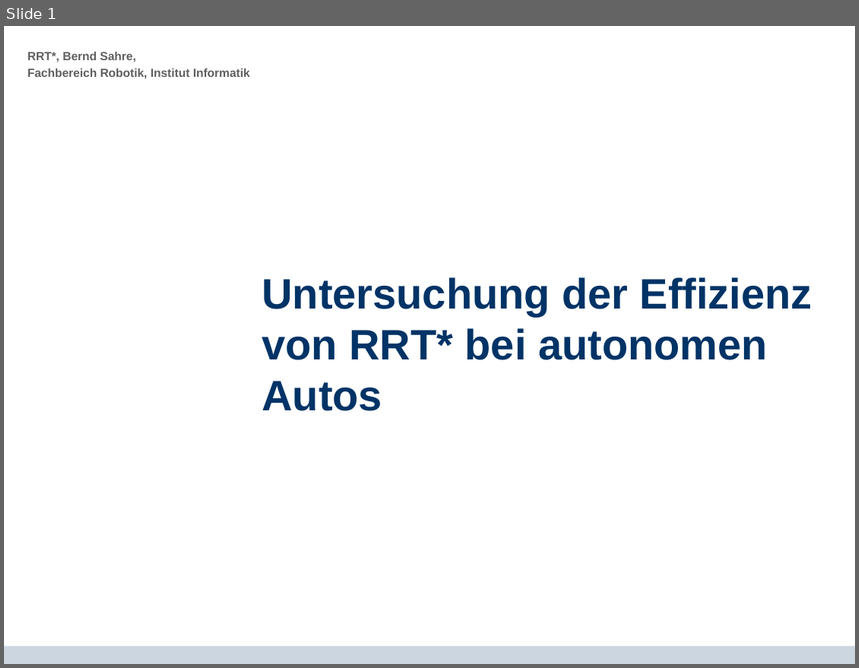
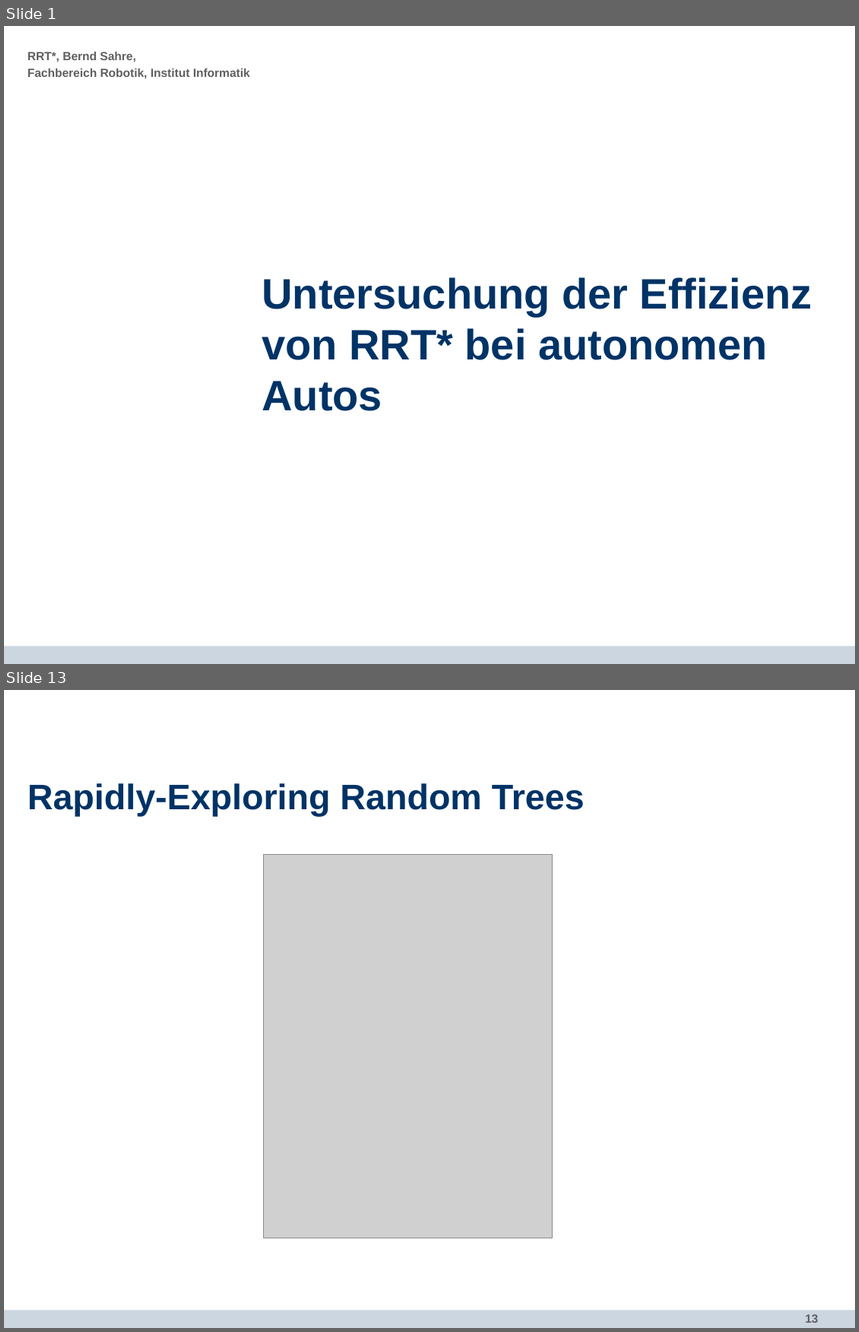
Before and after one commit to bernd96/Bachelorarbeit, a slide deck: Verteidigung/RRT_STAR_Presentation.odp. Shown one above the other, each under a label of ours: slide 1 before the commit, slides 1 and 13 after it; the slides between them are not shown. The pictures are 859x668 and 859x1332 pixels, drawn with LibreOffice and Linux fonts; fonts in the diff are those of the drawing; grey boxes stand for pictures; background and template pictures are left out. Boxes give left, top, right and bottom in pixels: in the first picture for what was removed or moved away, otherwise in the second. Text is boxed around its words. In the diff, an @@ line names an element or a change of style, - is before the commit and + after.

```diff
--- a/Verteidigung/RRT_STAR_Presentation.odp
+++ b/Verteidigung/RRT_STAR_Presentation.odp
@@ slide 13 added at (4,690,855,1328), background #FFFFFF; not listed: 1 template element that a slide beside it also shows @@
@@ title added at (28,783,585,816), 30 pt, text #003366, bold @@
+Rapidly-Exploring Random Trees
@@ picture added at (264,854,553,1238) @@
@@ page number added at (805,1315,818,1323), 10 pt, text #5F5F5F, bold @@
+13
```
Also in this commit, not shown: 1 slide changed, 33 other slides added, 27 slides removed, 24 other files.
